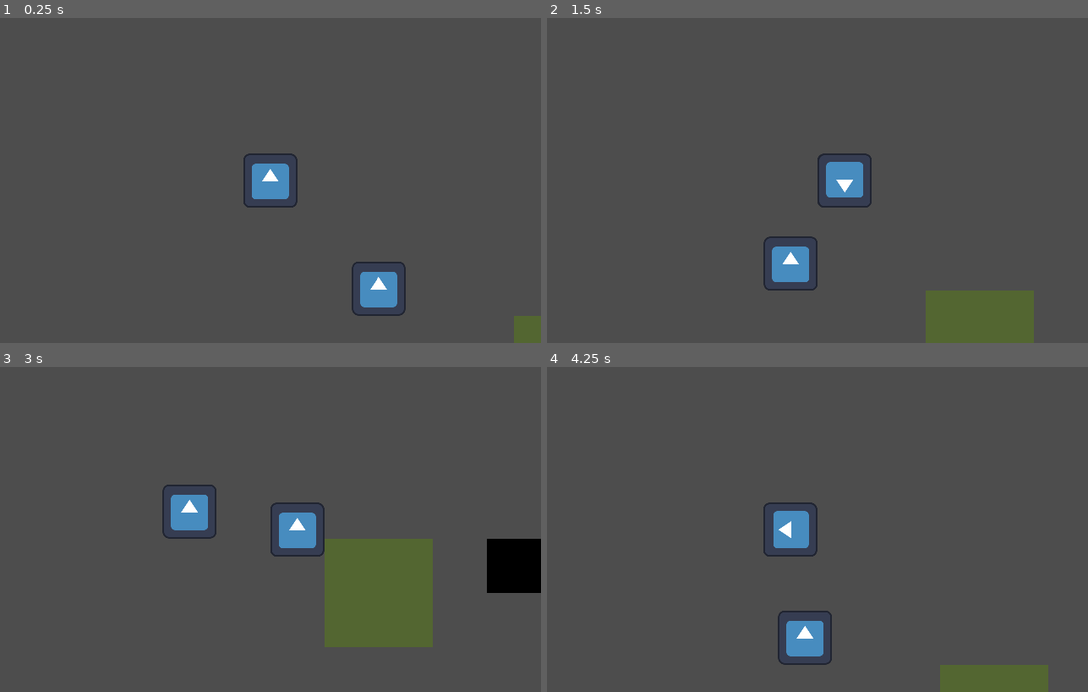
Above: before the commit, frames 1-4 (two rows, left to right).
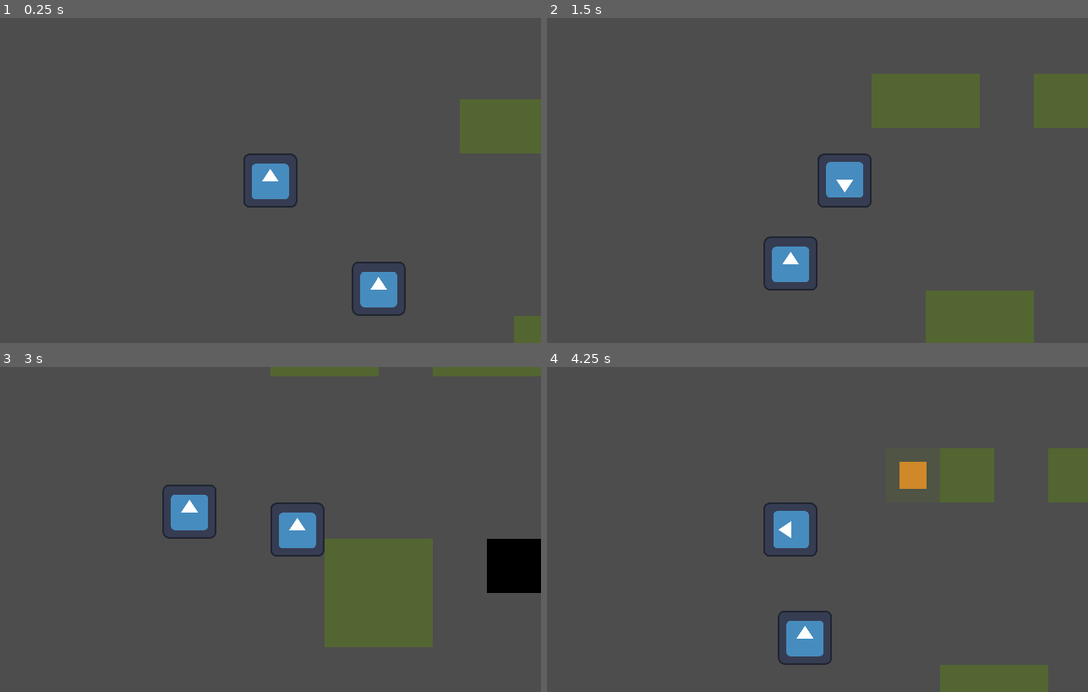
Above: after the commit, the same moments.

Repository: Islan42/GWJ_92_
Game: Godot game, scene res://main.tscn
The game is run twice, just before and just after one commit, with the same random seed, the same clock (stepped at 60 frames per second) and the same inputs. The engine's default icon, where the game draws it, is replaced by a stand-in: a white triangle on a blue panel in a dark square.
Inputs:
- Up to frame 1 (0.25 s): no input
- Up to frame 2 (1.5 s): tap Enter (acao) at 0.5, 0.6, 1.35 s; hold D (mover_direita) 0.53-1.28 s; hold S (mover_baixo) from 1.28 s (still down)
- Up to frame 3 (3 s): release S (mover_baixo) at 2.03 s; hold D (mover_direita) 2.03-2.78 s; tap Q (largar_item) at 2.1 s; tap Enter (acao) at 2.3 s; tap Space at 2.75 s; hold W (mover_cima) from 2.78 s (still down); tap R (mostrar_receitas) at 2.85 s
- Up to frame 4 (4.25 s): tap Enter (acao) at 3.05, 3.6 s; release W (mover_cima) at 3.53 s; hold A (mover_esquerda) from 3.53 s (still down)

The runs differ from the first frame. In frame 1, 2.5% of the frame differs, in the area x 85-100%, y 25-42%; in frame 2, 5.0%, in the area x 60-100%, y 17-34%; in frame 3, 1.1%; in frame 4, 3.3%.

Commit message:
Poções

Diff:
--- a/main.gd
+++ b/main.gd
@@ -32,3 +32,19 @@
 	get_tree().current_scene.add_child(nova_pocao)
 	nova_pocao.global_position = posicao
 	nova_pocao.setup(pocao.nome)
+
+
+func _on_planta_5_instanciar_fruta(nome, posicao):
+	planta_instancia_fruta(nome, posicao)
+
+
+func _on_planta_6_instanciar_fruta(nome, posicao):
+	planta_instancia_fruta(nome, posicao)
+
+
+func _on_planta_7_instanciar_fruta(nome, posicao):
+	planta_instancia_fruta(nome, posicao)
+
+
+func _on_planta_8_instanciar_fruta(nome, posicao):
+	planta_instancia_fruta(nome, posicao)
--- a/main.tscn
+++ b/main.tscn
@@ -34,8 +34,28 @@
 
 [node name="Receitas" parent="CanvasLayer" instance=ExtResource("5_g1q74")]
 
+[node name="Planta5" parent="." instance=ExtResource("3_wo6hg")]
+position = Vector2(288, -32)
+tipo_frutos = "Orangine"
+
+[node name="Planta6" parent="." instance=ExtResource("3_wo6hg")]
+position = Vector2(352, -32)
+tipo_frutos = "Orangine"
+
+[node name="Planta7" parent="." instance=ExtResource("3_wo6hg")]
+position = Vector2(480, -32)
+tipo_frutos = "Purplezite"
+
+[node name="Planta8" parent="." instance=ExtResource("3_wo6hg")]
+position = Vector2(544, -32)
+tipo_frutos = "Purplezite"
+
 [connection signal="instanciar_fruta" from="Planta" to="." method="_on_planta_instanciar_fruta"]
 [connection signal="instanciar_fruta" from="Planta2" to="." method="_on_planta_2_instanciar_fruta"]
 [connection signal="instanciar_fruta" from="Planta3" to="." method="_on_planta_3_instanciar_fruta"]
 [connection signal="instanciar_fruta" from="Planta4" to="." method="_on_planta_4_instanciar_fruta"]
 [connection signal="instanciar_pocao" from="Caldeirao" to="." method="_on_caldeirao_instanciar_pocao"]
+[connection signal="instanciar_fruta" from="Planta5" to="." method="_on_planta_5_instanciar_fruta"]
+[connection signal="instanciar_fruta" from="Planta6" to="." method="_on_planta_6_instanciar_fruta"]
+[connection signal="instanciar_fruta" from="Planta7" to="." method="_on_planta_7_instanciar_fruta"]
+[connection signal="instanciar_fruta" from="Planta8" to="." method="_on_planta_8_instanciar_fruta"]
--- a/objetos/caldeirao.gd
+++ b/objetos/caldeirao.gd
@@ -28,8 +28,6 @@
 func checar_ingredientes():
 	#proxima_pocao = null
 	for receita in receitas:
-		print("teste")
-		print(receita)
 		var copia_ingredientes_caldeirao : Array = lista_ingredientes.duplicate()
 		var copia_ingredientes_receita : Array = receita.ingredientes.duplicate()
 
@@ -39,7 +37,6 @@
 
 		if copia_ingredientes_receita.is_empty():
 			print("Possui todos os requisitos")
-			print(receita)
 			proxima_pocao = receita
 			return
 
@@ -52,14 +49,16 @@
 
 
 func _on_tempo_cozimento_timeout():
-	instanciar_pocao.emit(proxima_pocao, global_position)
-	print("Emitiu sinal")
-	tempo_decorrido = 0
-	tempo_total = 0
-	barra_progresso.value = 0
-	barra_progresso.visible = false
-	proxima_pocao = null
-	esvaziar_caldeirao()
+	if proxima_pocao != null:
+		print(proxima_pocao.nome)
+		instanciar_pocao.emit(proxima_pocao, global_position)
+		print("Emitiu sinal")
+		tempo_decorrido = 0
+		tempo_total = 0
+		barra_progresso.value = 0
+		barra_progresso.visible = false
+		proxima_pocao = null
+		esvaziar_caldeirao()
 
 func esvaziar_caldeirao():
 	for item in lista_ingredientes:
--- a/objetos/caldeirao.tscn
+++ b/objetos/caldeirao.tscn
@@ -13,7 +13,7 @@
 
 [node name="Caldeirao" type="Area2D"]
 script = ExtResource("1_euj65")
-receitas = Array[Resource("res://receita.gd")]([ExtResource("2_t1522"), ExtResource("3_jlxvg"), ExtResource("4_xpqtf"), ExtResource("5_388df"), ExtResource("6_b7w5r")])
+receitas = Array[Resource("res://receita.gd")]([ExtResource("6_b7w5r"), ExtResource("4_xpqtf"), ExtResource("5_388df"), ExtResource("3_jlxvg"), ExtResource("2_t1522")])
 
 [node name="CollisionShape2D" type="CollisionShape2D" parent="."]
 shape = SubResource("RectangleShape2D_eau5n")
--- a/objetos/planta.gd
+++ b/objetos/planta.gd
@@ -2,6 +2,7 @@
 class_name Planta
 
 @export var cooldown : float = 10.0
+@export var tipo_frutos : String = "random"
 
 signal instanciar_fruta(nome, posicao)
 
@@ -14,7 +15,7 @@
 	sprite.modulate = Color("ffffff", 0.3) #Mudar SpriteAnimado para o original
 	cooldown_timer.start(cooldown)
 
-	instanciar_fruta.emit("random",global_position)
+	instanciar_fruta.emit(tipo_frutos,global_position)
 
 func _on_cooldown_timeout():
 	colisao.disabled = false
--- a/objetos/pocoes/pocao.gd
+++ b/objetos/pocoes/pocao.gd
@@ -9,10 +9,10 @@
 var nome
 var tipos_pocao : Dictionary = {
 	"Poção de Cura": ["Curar", "Nada", "pocao_de_cura"],
-	"Poção de Mana": ["Restaurar mana", "Nada", "pocao_de_cura"],
-	"Poção do Fogo": ["Aumenta o dano em 1.5", "Explode", "pocao_de_cura"],
-	"Poção do Vento": ["Aumenta a velocidade de movimento", "Inimigos ficam lentos", "pocao_de_cura"],
-	"Poção do Fogo Fogo": ["Aumenta o dano em 2.0 e projétil explode", "Pega fogo na área", "pocao_de_cura"]
+	"Poção de Mana": ["Restaurar mana", "Nada", "pocao_de_mana"],
+	"Poção do Vento": ["Aumenta a velocidade de movimento", "Inimigos ficam lentos", "pocao_do_vento"],
+	"Poção do Fogo": ["Aumenta o dano em 1.5", "Explode", "pocao_do_fogo"],
+	"Poção do Fogo Fogo": ["Aumenta o dano em 2.0 e projétil explode", "Pega fogo na área", "pocao_do_fogo_fogo"]
 }
 
 func setup(nome_pocao:String = "random"):
--- a/resources/receitas/pocao_fogo.tres
+++ b/resources/receitas/pocao_fogo.tres
@@ -5,5 +5,5 @@
 [resource]
 script = ExtResource("1_s82e6")
 nome = "Poção do Fogo"
-ingredientes = Array[String](["Orangine", "Orangine", "Redrang"])
+ingredientes = Array[String](["Orangine", "Orangine", "Orangine"])
 tempo_preparo = 12.0
--- a/resources/receitas/pocao_fogo_fogo.tres
+++ b/resources/receitas/pocao_fogo_fogo.tres
@@ -5,5 +5,5 @@
 [resource]
 script = ExtResource("1_ph2j2")
 nome = "Poção do Fogo Fogo"
-ingredientes = Array[String](["Orangine", "Orangine", "Redrang", "Redrang"])
+ingredientes = Array[String](["Orangine", "Orangine", "Orangine", "Orangine"])
 tempo_preparo = 20.0
--- a/resources/receitas/pocao_vento.tres
+++ b/resources/receitas/pocao_vento.tres
@@ -5,5 +5,5 @@
 [resource]
 script = ExtResource("1_7usen")
 nome = "Poção do Vento"
-ingredientes = Array[String](["Purplezite", "Purplezite", "Greenet"])
+ingredientes = Array[String](["Purplezite", "Purplezite", "Purplezite"])
 tempo_preparo = 15.0
Binary file changed: objetos/pocoes/pocao_de_cura.png
Binary file added: objetos/pocoes/pocao_de_mana.png
Not shown, added: objetos/pocoes/pocao_de_mana.png.import
Binary file added: objetos/pocoes/pocao_do_fogo.png
Not shown, added: objetos/pocoes/pocao_do_fogo.png.import
Binary file added: objetos/pocoes/pocao_do_fogo_fogo.png
Not shown, added: objetos/pocoes/pocao_do_fogo_fogo.png.import
Binary file added: objetos/pocoes/pocao_do_vento.png
Not shown, added: objetos/pocoes/pocao_do_vento.png.import
